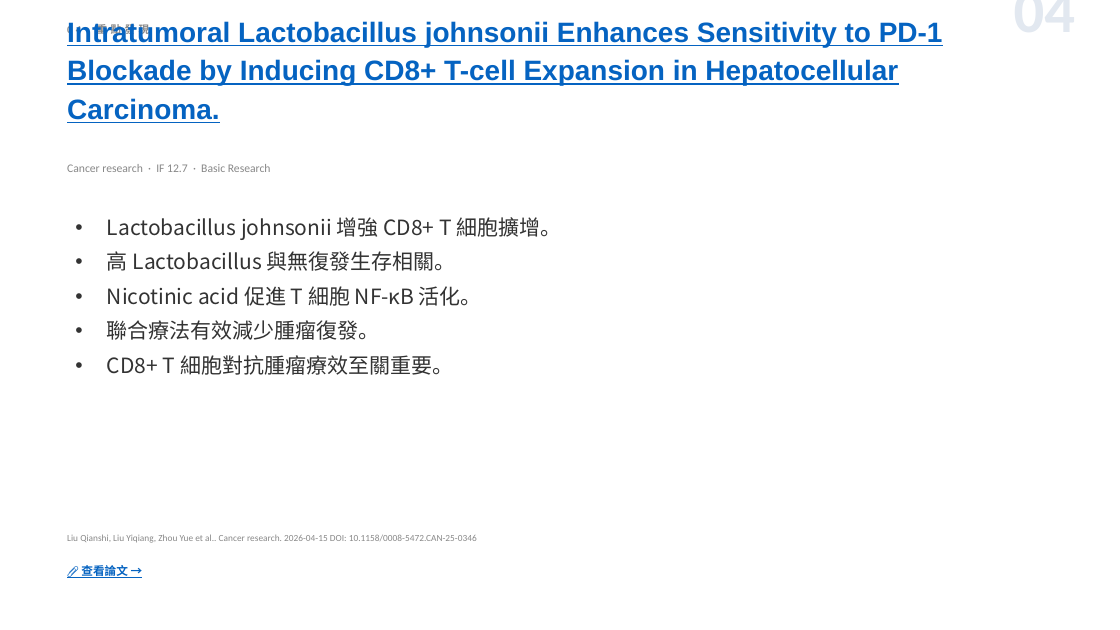
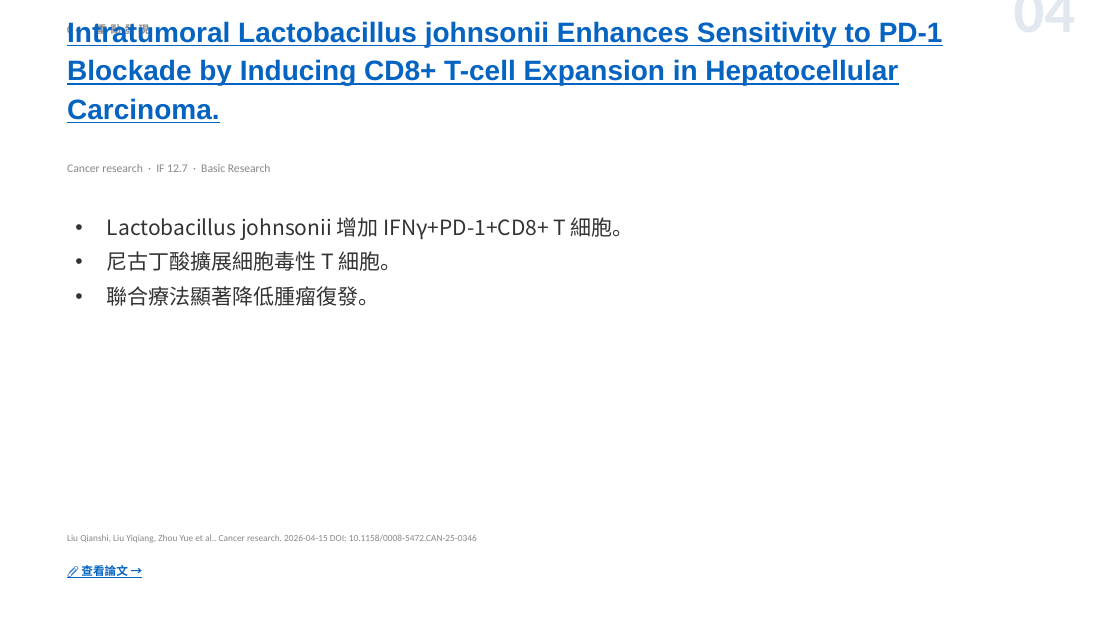
Before and after one commit to jejenhu-maker/hcc-weekly-digest, a slide deck: slide 6 of docs/digest-zh.pptx. Drawn at 1120x630 pixels with LibreOffice and Linux fonts; fonts in the diff are those of the drawing. Boxes give left, top, right and bottom in pixels: in the first picture for what was removed or moved away, otherwise in the second. Text is boxed around its words. In the diff, an @@ line names an element or a change of style, - is before the commit and + after.

```diff
--- a/docs/digest-zh.pptx
+++ b/docs/digest-zh.pptx
@@ text at <box>107,217,634,306</box>: text changed @@
-• Lactobacillus johnsonii 增強 CD8+ T 細胞擴增。
-• 高 Lactobacillus 與無復發生存相關。
-• Nicotinic acid 促進 T 細胞 NF-κB 活化。
-• 聯合療法有效減少腫瘤復發。
-• CD8+ T 細胞對抗腫瘤療效至關重要。
+• Lactobacillus johnsonii 增加 IFNγ+PD-1+CD8+ T 細胞。
+• 尼古丁酸擴展細胞毒性 T 細胞。
+• 聯合療法顯著降低腫瘤復發。
```
Also in this commit, not shown: 11 other slides changed, 2 slides added, 2 slides removed, 2 other files.
